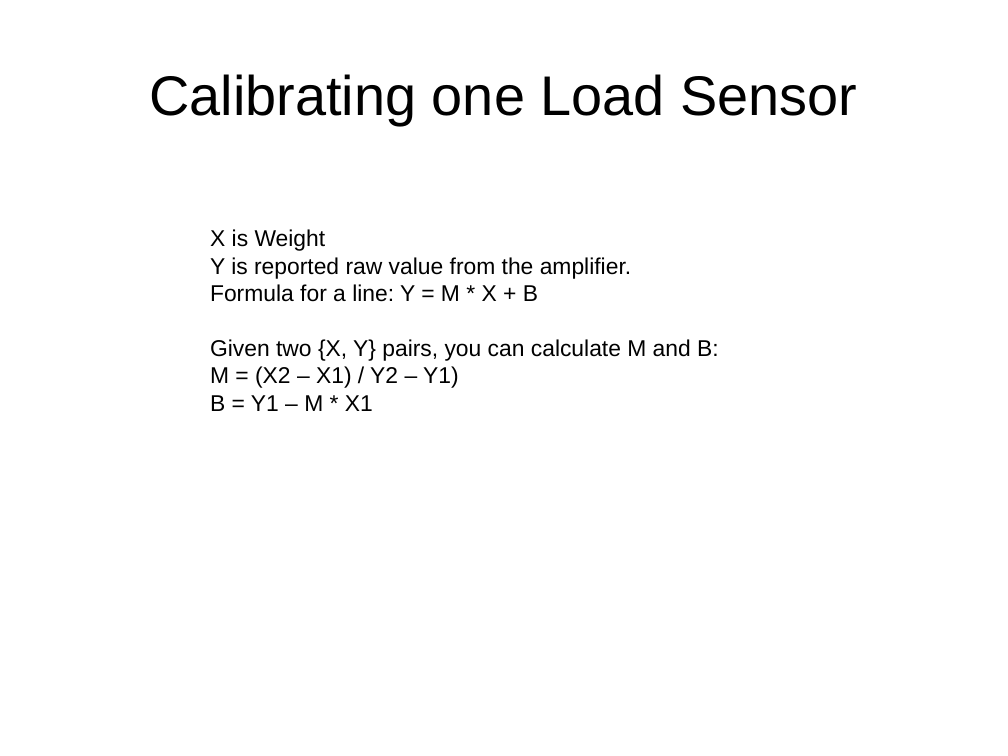
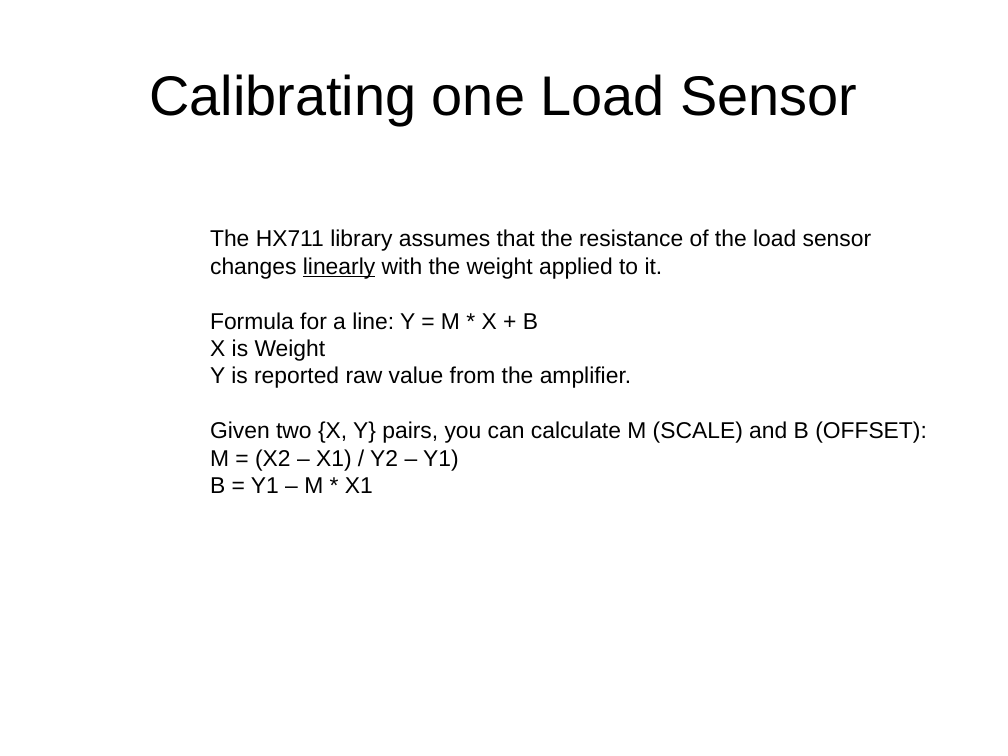
Before and after one commit to bneedhamia/CurieBLEWeightMonitor, a slide deck: slide 9 of ProjectMath.odp. Drawn at 1008x756 pixels with LibreOffice and Linux fonts; fonts in the diff are those of the drawing. Boxes give left, top, right and bottom in pixels: in the first picture for what was removed or moved away, otherwise in the second. Text is boxed around its words. In the diff, an @@ line names an element or a change of style, - is before the commit and + after.

```diff
--- a/ProjectMath.odp
+++ b/ProjectMath.odp
@@ text at [210,229,872,330]: paragraphs added @@
+The HX711 library assumes that the resistance of the load sensor
+changes linearly with the weight applied to it.
+Formula for a line: Y = M * X + B
@@ text at [210,421,927,443]: text changed @@
-Formula for a line: Y = M * X + B
-Given two {X, Y} pairs, you can calculate M and B:
+Given two {X, Y} pairs, you can calculate M (SCALE) and B (OFFSET):
```
Also in this commit, not shown: 6 other slides changed, 6 slides added, 1 slide removed, 2 other files.
